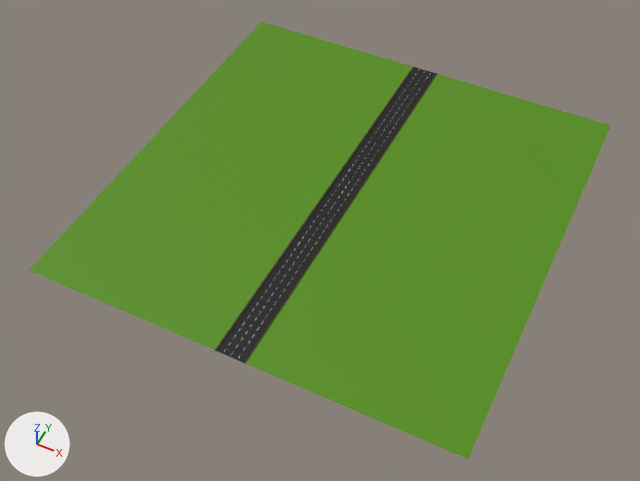
The Blender file assets/blender/road.blend as it was, and as the next commit left it.
Both versions are drawn from a camera (50 mm lens) standing at (130.0, -285.0, 314.0) and looking at (-2.0, -21.0, -16.0). Arrows for +X, +Y and +Z are at lower left; the lights stay in place.

The first picture shows 'Road'.
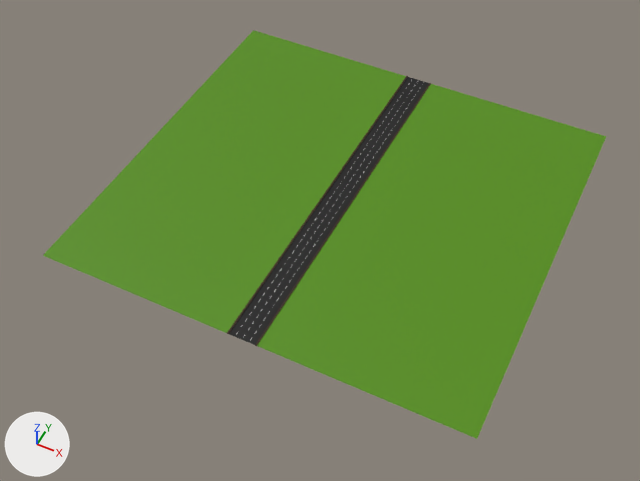
Commit message: [UPD] Road model: 107 x 110→ 107 x 100

The change in detail:
me_cube_002 is used by ob_road; location (-7.0, 0.0, 0.0); scale (0.4, 10.0, 0.4).
me_cube_002 had 968 vertices, 330 faces and spanned x -250.0..285.0, y -11.0..11.0, z -1.0..1.0.
me_cube_002 now has 880 vertices, 300 faces and spans x -250.0..285.0, y -9.0..11.0, z -1.0..1.0.
me_cube_002 part 1: 18 loose pieces with 80 vertices, spanning x -1.0..36.0, y -11.0..-9.0, z -1.0..1.0, are deleted.
Part 2, on me_cube_002:
22 vertices are removed from x -250.0..285.0, y -11.0..9.0, z 0.0.
20 faces are deleted.
6 vertices move within x 8.0..26.0, y 4.0, z 0.0.
14 vertices are added at x 8.0..26.0, y 1.0..8.0, z 0.0.
18 new faces join them, mat_band (white #e7e7e7).
Object 'Road' (ob_road) moves from (-7.0, 0.0, 0.0) to (-7.0, -10.0, 0.0).

Where the change shows, as pixel boxes (x1, y1, x2, y2) in the pictures (640 x 481 px; the box of a moved part takes in the faces that stretch with it):
'Road', reshaped, moved (6% shorter): before (30, 22, 611, 459); after (43, 30, 606, 439)
part 1 of me_cube_002, deleted: before (215, 316, 268, 364)
part 2 of me_cube_002, moved or reshaped: before (30, 93, 485, 459); after (337, 108, 407, 192)
